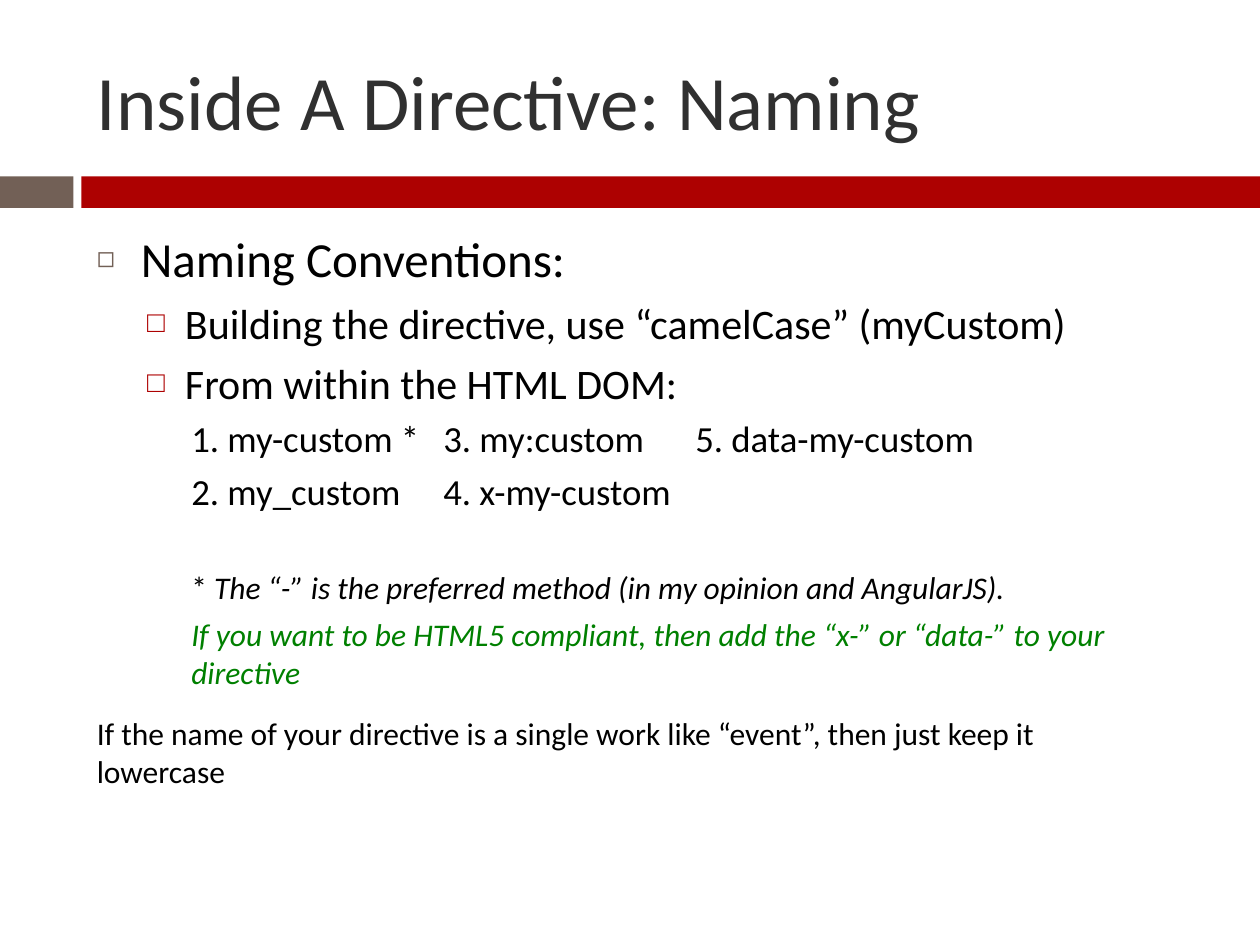
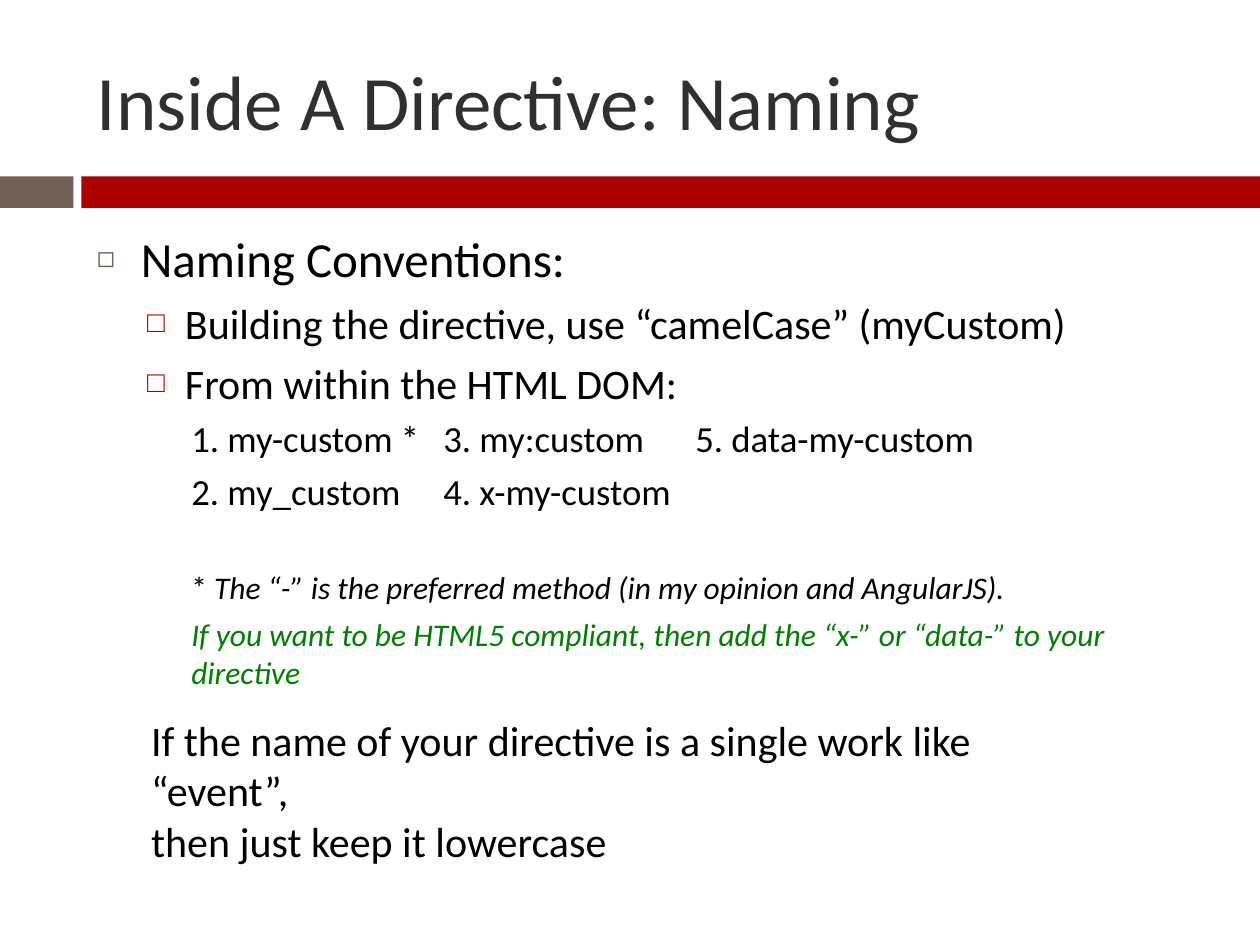
Before and after one commit to Zenitram-Oriaj/AngularJS_Directives, a slide deck: slide 8 of presentation/ajs_dir_presentation.pptx. Drawn at 1260x945 pixels with LibreOffice and Linux fonts; fonts in the diff are those of the drawing. Boxes give left, top, right and bottom in pixels: in the first picture for what was removed or moved away, otherwise in the second. Text is boxed around its words. In the diff, an @@ line names an element or a change of style, - is before the commit and + after.

Commit message:
Presentation Update

```diff
--- a/presentation/ajs_dir_presentation.pptx
+++ b/presentation/ajs_dir_presentation.pptx
@@ text at box(151, 726, 971, 865): text changed; size 18 to 24 pt @@
-If the name of your directive is a single work like “event”, then just keep it lowercase
+If the name of your directive is a single work like “event”,
+then just keep it lowercase
```
Also in this commit, not shown: 1 other slide changed, 1 slide added.
